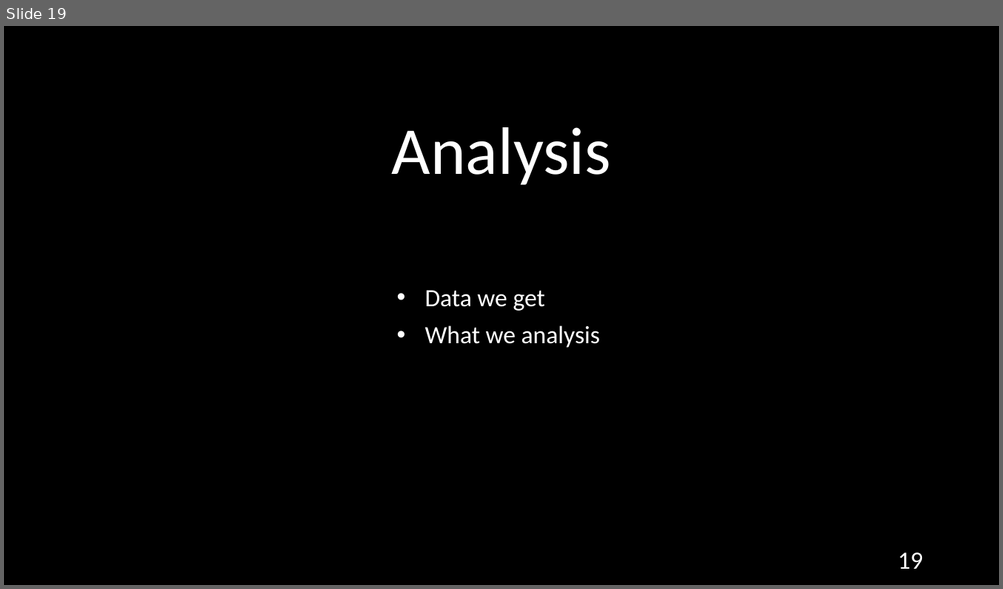
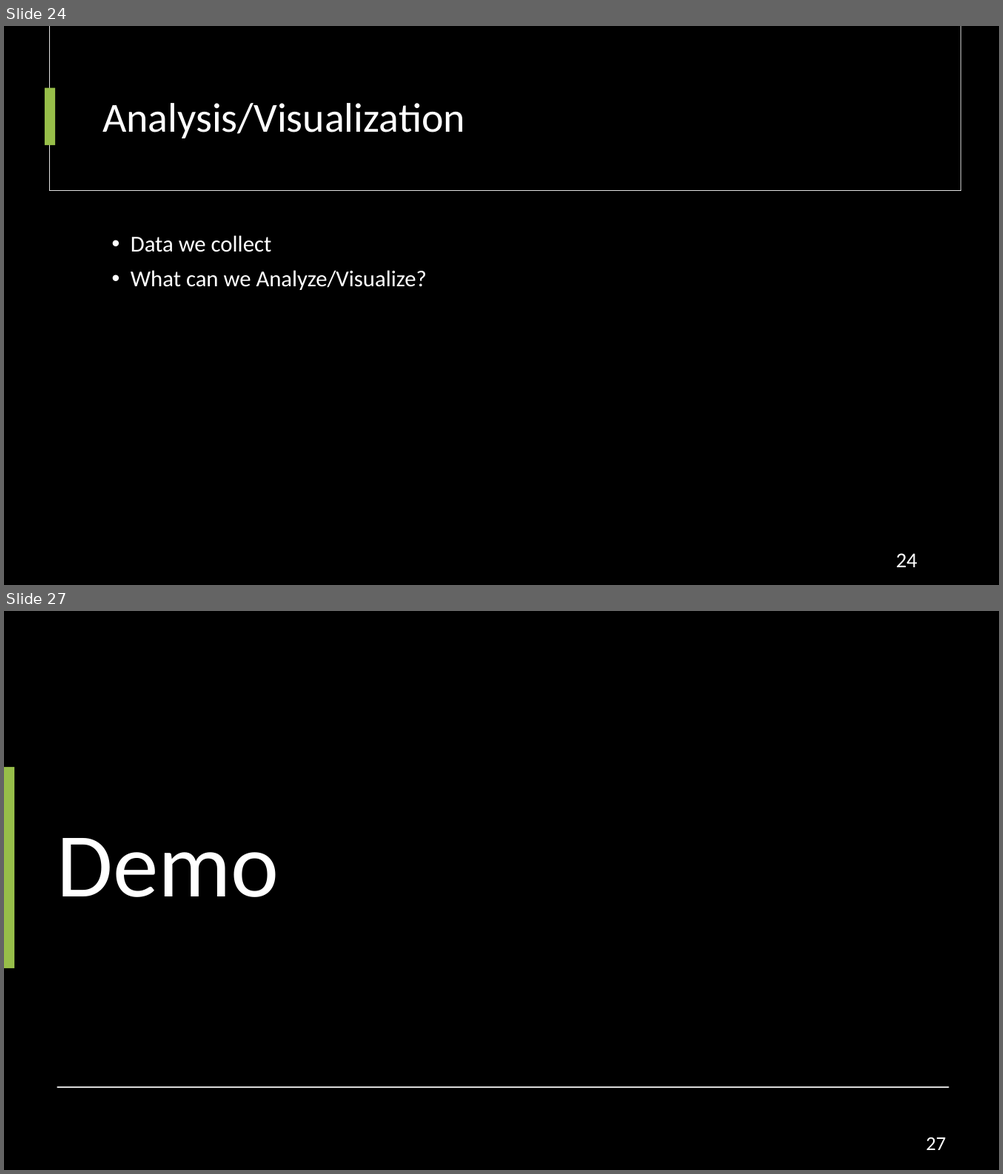
Before and after one commit to AxotZero/NTUSTxIntel--MaskFaceDetection, a slide deck: MaskDetection.pptx. Shown one above the other, each under a label of ours: slide 19 before the commit, slides 24 and 27 after it; the slides between them are not shown. The pictures are 1003x589 and 1003x1174 pixels, drawn with LibreOffice and Linux fonts; fonts in the diff are those of the drawing. Boxes give left, top, right and bottom in pixels: in the first picture for what was removed or moved away, otherwise in the second. Text is boxed around its words. In the diff, an @@ line names an element or a change of style, - is before the commit and + after.

```diff
--- a/MaskDetection.pptx
+++ b/MaskDetection.pptx
@@ slide 27 added at (4, 611, 999, 1170), background #000000 @@
@@ rectangle added at (4, 767, 14, 968), fill #97BE49 @@
@@ title added at (57, 838, 279, 897), 88 pt, text #FFFFFF @@
+Demo
@@ rectangle added at (57, 1087, 948, 1088), fill #D5D5D5 @@
@@ page number added at (925, 1137, 945, 1150), 19 pt, text #FFFFFF @@
+27
@@ what was slide 19 is now slide 24 @@
@@ slide 24 changed as well @@
@@ rectangle added at (50, 26, 961, 191), fill #000000, outline #E1E1E1 0.75 pt @@
@@ rectangle added at (51, 26, 961, 190), fill #000000 @@
@@ rectangle added at (45, 88, 56, 145), fill #97BE49 @@
@@ title at (102, 103, 465, 138): text changed; size 64.8 to 40 pt @@
-Analysis
+Analysis/Visualization
@@ text at (131, 235, 427, 290): text changed; size 24 to 22 pt @@
-• Data we get
-• What we analysis
+• Data we collect
+• What can we Analyze/Visualize?
@@ page number at (896, 554, 917, 568): text changed; size 24 to 20.4 pt @@
-19
+24
```
Also in this commit, not shown: 18 other slides changed, 7 other slides added, 3 slides removed, 46 other files.
